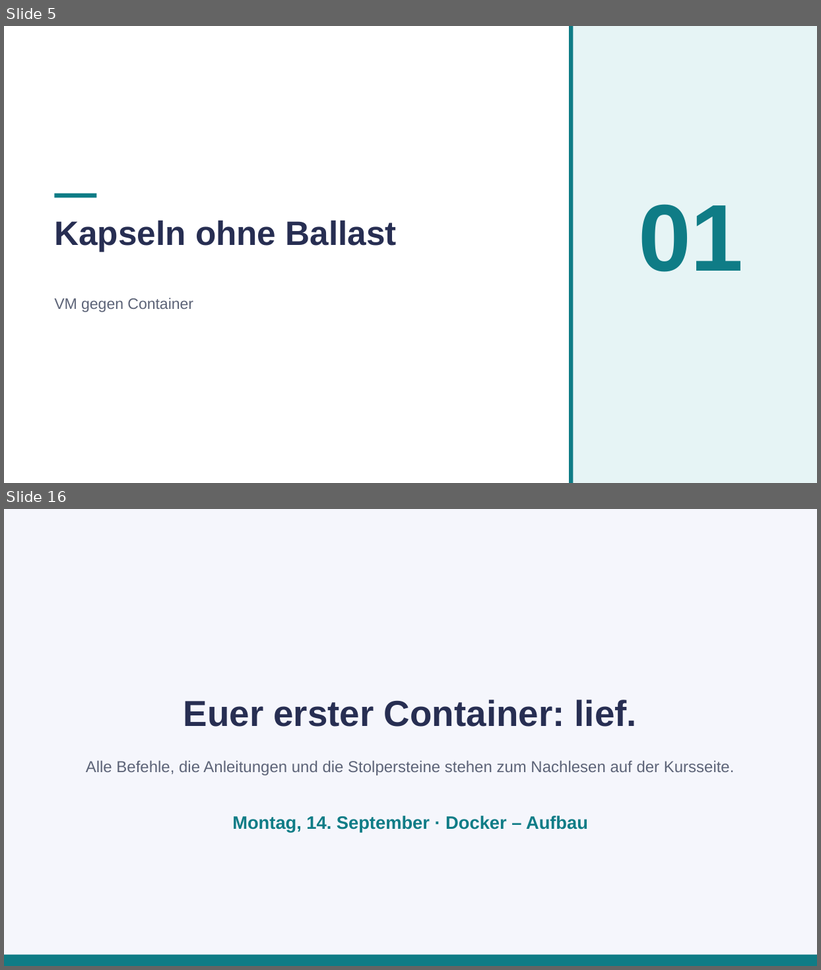
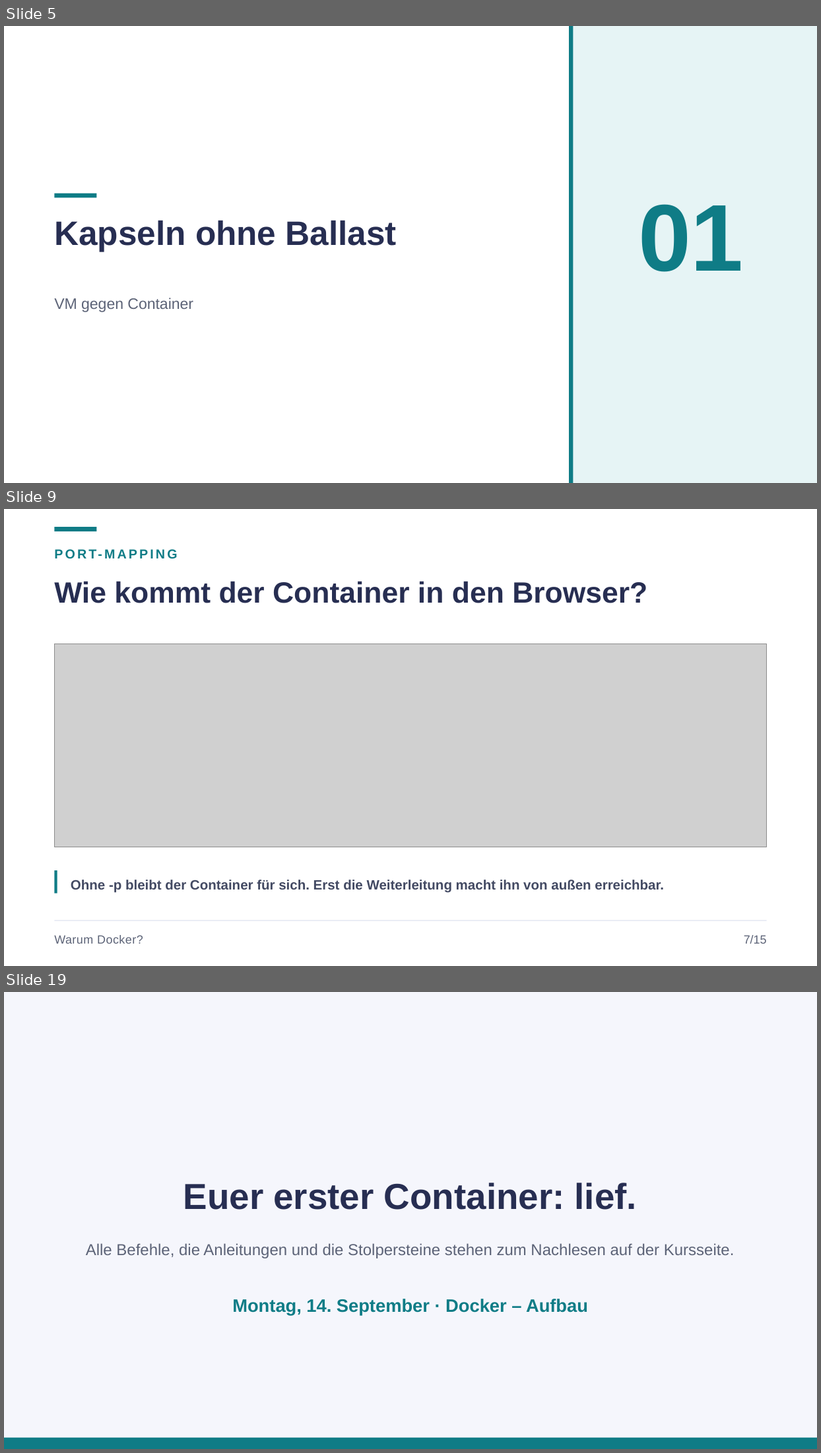
Before and after one commit to JacobMenge/kurs-unterlagen, a slide deck: folien/05-docker-einfuehrung.pptx. Shown one above the other, each under a label of ours: slides 5 and 16 before the commit, slides 5, 9 and 19 after it; the slides between them are not shown. The pictures are 821x970 and 821x1453 pixels, drawn with LibreOffice and Linux fonts; fonts in the diff are those of the drawing; grey boxes stand for pictures. Boxes give left, top, right and bottom in pixels: in the first picture for what was removed or moved away, otherwise in the second. Text is boxed around its words. In the diff, an @@ line names an element or a change of style, - is before the commit and + after.

Commit message:
docker. new

```diff
--- a/folien/05-docker-einfuehrung.pptx
+++ b/folien/05-docker-einfuehrung.pptx
@@ slide 9 added at <box>4,509,817,966</box>, background #FFFFFF @@
@@ rectangle added at <box>54,527,96,531</box>, fill #0F7C86 @@
@@ text added at <box>54,543,767,564</box>, 11.5 pt, text #0F7C86, bold @@
+PORT-MAPPING
@@ text added at <box>54,581,648,603</box>, 26 pt, text #272E52, bold @@
+Wie kommt der Container in den Browser?
@@ picture added at <box>54,644,767,848</box> @@
@@ rectangle added at <box>54,871,57,894</box>, fill #0F7C86 @@
@@ text added at <box>71,880,664,893</box>, 12 pt, text #434A63, bold @@
+Ohne -p bleibt der Container für sich. Erst die Weiterleitung macht ihn von außen erreichbar.
@@ line added from (54, 921) to (767, 921), #DFE3F0 0.75 pt @@
@@ text added at <box>54,935,143,944</box>, 10.5 pt, text #5C6377 @@
+Warum Docker?
@@ text added at <box>744,935,767,944</box>, 10.5 pt, text #5C6377 @@
+7/15
@@ what was slide 16 is now slide 19 @@
```
Also in this commit, not shown: 13 slides changed, 2 other slides added, 2 other files.
